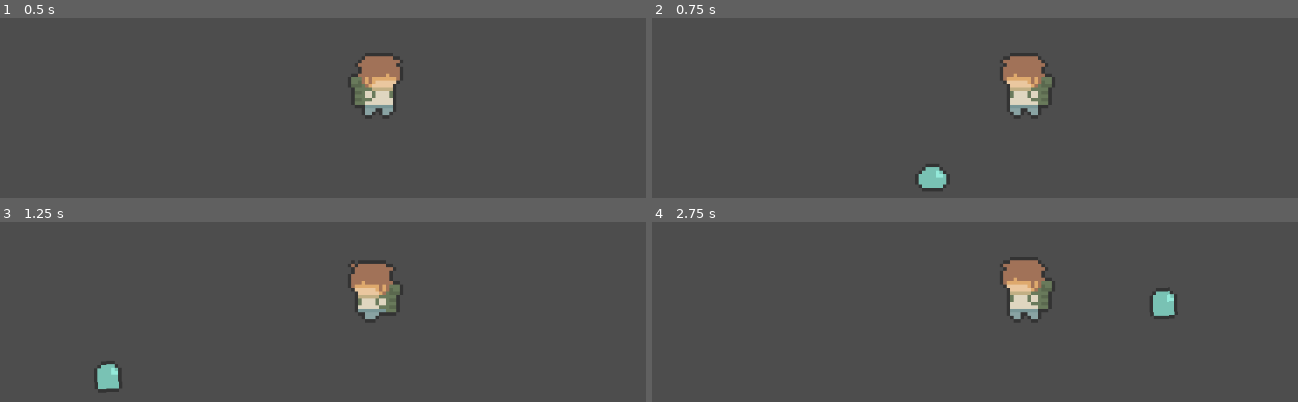
Above: before the commit, frames 1-4 (two rows, left to right).
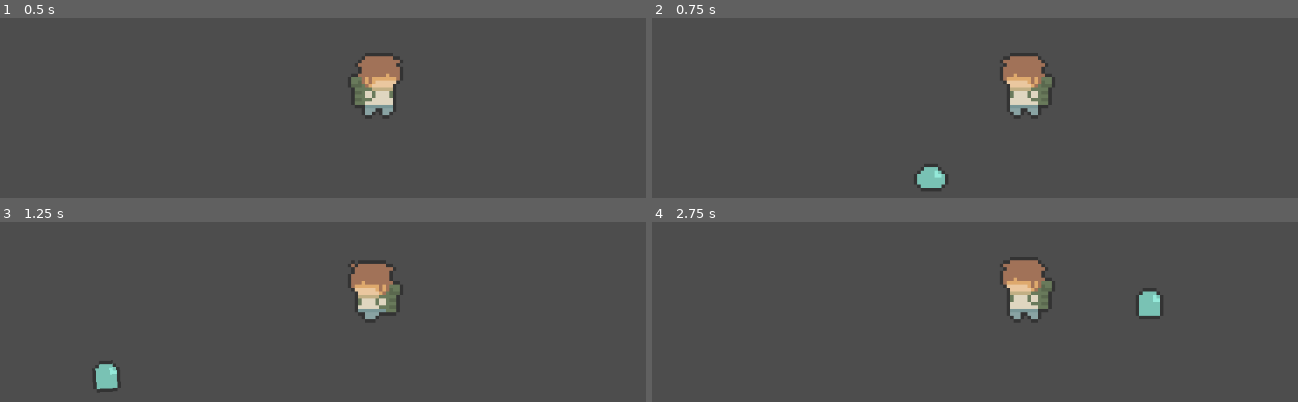
Above: after the commit, the same moments.

Repository: j6nca/schmove
Game: Godot game, scene res://scenes/test_scene.tscn
Same seed, same stepped clock (60 frames per second), same inputs: the game is played once before the commit and once after it.
Inputs (mouse positions are in pixels of both pictures, inside the frame that each line leads up to):
- Up to frame 1 (0.5 s): no input
- Up to frame 2 (0.75 s): tap Enter (ui_accept) at 0.5 s; move the mouse to (987, 176) at 0.52 s; hold D (move_right) from 0.53 s (still down); click (987, 176) at 0.6 s
- Up to frame 3 (1.25 s): keep holding D (move_right); tap Enter (ui_accept) at 0.77, 0.8, 1.07 s
- Up to frame 4 (2.75 s): move the mouse to (1265, 358) at 1.27 s; tap Enter (ui_accept) at 1.35, 1.52, 1.82, 2.3 s; click (1265, 358) at 1.55 s; move the mouse to (787, 223) at 2.02 s; release D (move_right) at 2.03 s; hold A (move_left) from 2.03 s (still down); click (787, 223) at 2.1 s

Frame 1 is identical in both runs. In frame 2, 0.1% of the frame differs, in the area x 40-47%, y 81-97%; in frame 3, 0.1%; in frame 4, 0.9%, in the area x 74-82%, y 36-54%.

Commit message:
add satchel explosion (logic is wonky) and a satchel regeneration system with timers

Diff:
--- a/scenes/player.tscn
+++ b/scenes/player.tscn
@@ -114,6 +114,7 @@
 texture = ExtResource("1_h74lq")
 hframes = 4
 vframes = 2
+frame = 3
 
 [node name="AnimationPlayer" type="AnimationPlayer" parent="."]
 libraries = {
@@ -135,3 +136,11 @@
 
 [node name="Camera2D" type="Camera2D" parent="."]
 zoom = Vector2(5, 5)
+
+[node name="Explosion_Timer" type="Timer" parent="."]
+wait_time = 0.25
+
+[node name="Recharge_Timer" type="Timer" parent="."]
+
+[connection signal="timeout" from="Explosion_Timer" to="." method="_on_explosion_timer_timeout"]
+[connection signal="timeout" from="Recharge_Timer" to="." method="_on_recharge_timer_timeout"]
--- a/scripts/player.gd
+++ b/scripts/player.gd
@@ -13,7 +13,8 @@
 @onready var shader = preload("res://assets/shaders/entity.gdshader")
 @onready var character : CharacterBody2D = $Player
 @onready var Satchel = preload("res://scenes/satchel.tscn")
-
+@onready var explosion_timer : Timer = $Explosion_Timer
+@onready var recharge_timer : Timer = $Recharge_Timer
 # Get the gravity from the project settings to be synced with RigidBody nodes.
 var gravity = ProjectSettings.get_setting("physics/2d/default_gravity")
 var last_direction = 1
@@ -22,16 +23,25 @@
 var slime_charges = BASE_SLIME_CHARGES
 var max_charges = BASE_MAX_CHARGES
 var base_live_charges = BASE_LIVE_CHARGES
+var available_charges = BASE_MAX_CHARGES
+var explosion = Vector2.ZERO
+
+func set_explosion(force: Vector2):
+	explosion = force
+	explosion_timer.wait_time = 0.1
+	explosion_timer.start()
 
 func _ready():
 	# Set collision data
 	set_collision_layer_value(2, true)
 	set_collision_mask_value(2, true)
-
 	# Set shaders
 	sprite.material = ShaderMaterial.new()
 	sprite.material.shader = shader
 	sprite.material.set_shader_parameter("color", BASE_OUTLINE)
+	# Start recharge timer
+	recharge_timer.wait_time = 2
+	recharge_timer.start()
 
 func update_animation_parameters():
 	if(velocity == Vector2.ZERO):
@@ -47,7 +57,6 @@
 	if Input.is_action_just_pressed("throw"):
 		satchel()
 
-
 func _physics_process(delta):
 	# Add the gravity.
 	if not is_on_floor():
@@ -55,17 +64,15 @@
 
 	# Handle Jump.
 	if Input.is_action_just_pressed("ui_accept") and is_on_floor():
-		velocity.y = jump_velocity
+		velocity.y += jump_velocity
 
 	# Get the input direction and handle the movement/deceleration.
 	# As good practice, you should replace UI actions with custom gameplay actions.
 	var input = Input.get_axis("move_left", "move_right")
 	var direction = sign((get_global_mouse_position() - global_position).x)
-	if direction:
-		last_direction = direction
-		velocity.x = input * speed
-	else:
-		velocity.x = move_toward(velocity.x, 0, speed)
+	last_direction = direction
+	velocity.x = input * speed
+	velocity += explosion
 
 	move_and_slide()
 
@@ -76,7 +83,7 @@
 		print("satchel exists")
 		for satchel in satchels:
 			satchel.detonate()
-	else:
+	elif available_charges > 0:
 		print("throwing slime...")
 		var satchel = Satchel.instantiate()
 		get_parent().add_child(satchel)
@@ -84,3 +91,14 @@
 		print(throw_direction)
 		satchel.position = Vector2(position.x + last_direction * 10, position.y)
 		satchel.velocity = satchel.BASE_THROW_SPEED * throw_direction
+		available_charges -= 1
+
+func _on_explosion_timer_timeout():
+	explosion = Vector2.ZERO
+
+func _on_recharge_timer_timeout():
+	if available_charges < max_charges:
+		print("Charge refilled")
+		available_charges += 1
+	print("Charge full")
+	recharge_timer.start() # Replace with function body.
--- a/scripts/satchel.gd
+++ b/scripts/satchel.gd
@@ -4,12 +4,14 @@
 @onready var animation_player : AnimationPlayer = $AnimationPlayer
 @onready var sprite : Sprite2D = $Sprite2D
 @onready var shader = preload("res://assets/shaders/entity.gdshader")
-var gravity = ProjectSettings.get_setting("physics/2d/default_gravity")
+var gravity = ProjectSettings.get_setting("physics/2d/default_gravity") * 0.5
 var velocity = Vector2.ZERO
+var explosion_strength = BASE_EXPLOSION_STRENGTH
 
 const BASE_THROW_SPEED = 150
 const BASE_TIME_TO_DETONATE = 3
 const BASE_OUTLINE = Vector4(0.2, 0.2, 0.2, 1.0)
+const BASE_EXPLOSION_STRENGTH = 50.0
 
 func _ready():
 	# Add satchel instances to a group - there should only be one at a time
@@ -35,6 +37,13 @@
 
 func detonate():
 	#detonate logic here
+	var player_pos = get_parent().get_node("Player").global_position
+	var explosion_vector = player_pos - global_position
+	#explosion_vector = Vector2(explosion_vector.x, -explosion_vector.y)
+	# print("satchel: ", global_position)
+	# print("player: ", player_pos)
+	#print("resulting", explosion_vector)
+	get_parent().get_node("Player").set_explosion(explosion_vector.normalized() * explosion_strength)
 	queue_free()
 
 func _on_self_detonate_timer_timeout():
